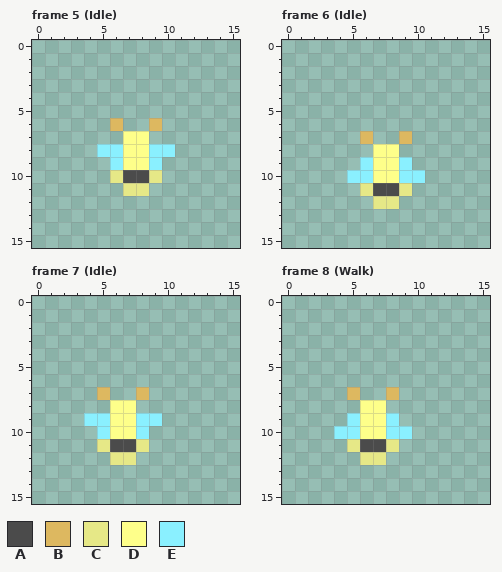
Pixel-art file, stored at game/theslimeking/Assets/Art/Sprites/Creatures/art_beeB.aseprite. The picture above was drawn from the file before the commit.
16x16 pixels, 32 frames. Shown: frame 5 (Idle), frame 6 (Idle), frame 7 (Idle), frame 8 (Walk). The commit also changed other frames, which this record leaves out.
Visible layers, top first: "Layer 1", "side".
Palette (. is transparent): A #4b4b4b  B #ddb860  C #e6e887  D #feff8a  E #8af0ff
Pixels before, frame 5 (Idle), first column x 5:
 6 .B..B.
 7 ..DD..
 8 EEDDEE
 9 .EDDE.
10 .CAAC.
11 ..CC..
Pixels before, frame 6 (Idle), first column x 5:
 7 .B..B.
 8 ..DD..
 9 .EDDE.
10 EEDDEE
11 .CAAC.
12 ..CC..
Pixels before, frame 7 (Idle), first column x 4:
 7 .B..B.
 8 ..DD..
 9 EEDDEE
10 .EDDE.
11 .CAAC.
12 ..CC..
Pixels before, frame 8 (Walk), first column x 4:
 7 .B..B.
 8 ..DD..
 9 .EDDE.
10 EEDDEE
11 .CAAC.
12 ..CC..
The same view after the edit:
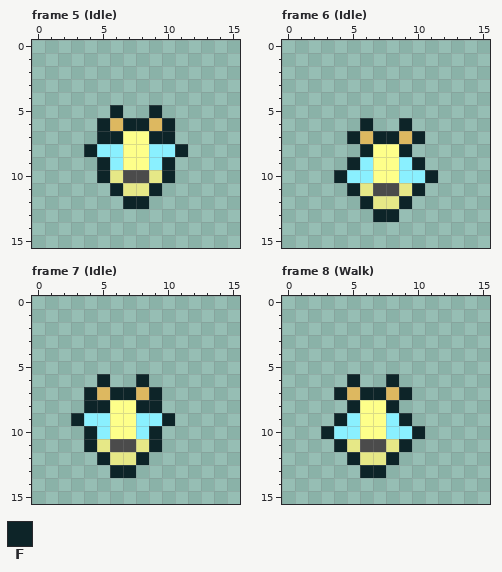
Colours new in this view: F #0d2428
The exact change:
Frame 5 (Idle), layer "side":
The author put colour F in row 5 at x 6 and 9; in row 6 at x 5, 7 to 8 and 10; in row 7 at x 5 to 6 and 9 to 10; in row 8 at x 4 and 11; in rows 9 to 10 at x 5 and 10; in row 11 at x 6 and 9.
The author put colour F in row 12 at x 7 to 8.
Frame 6 (Idle), layer "side":
The author put colour F in row 6 at x 6 and 9; in row 7 at x 5, 7 to 8 and 10; in row 8 at x 6 and 9; in row 9 at x 5 and 10; in row 10 at x 4 and 11; in row 11 at x 5 and 10.
The author put colour F in row 12 at x 6 and 9; in row 13 at x 7 to 8.
Frame 7 (Idle), layer "side":
The author put colour F in row 6 at x 5 and 8; in row 7 at x 4, 6 to 7 and 9; in row 8 at x 4 to 5 and 8 to 9; in row 9 at x 3 and 10; in rows 10 to 11 at x 4 and 9; in row 12 at x 5 and 8.
The author put colour F in row 13 at x 6 to 7.
Frame 8 (Walk), layer "side":
The author put colour F in row 6 at x 5 and 8; in row 7 at x 4, 6 to 7 and 9; in row 8 at x 5 and 8; in row 9 at x 4 and 9; in row 10 at x 3 and 10; in row 11 at x 4 and 9.
The author put colour F in row 12 at x 5 and 8; in row 13 at x 6 to 7.
